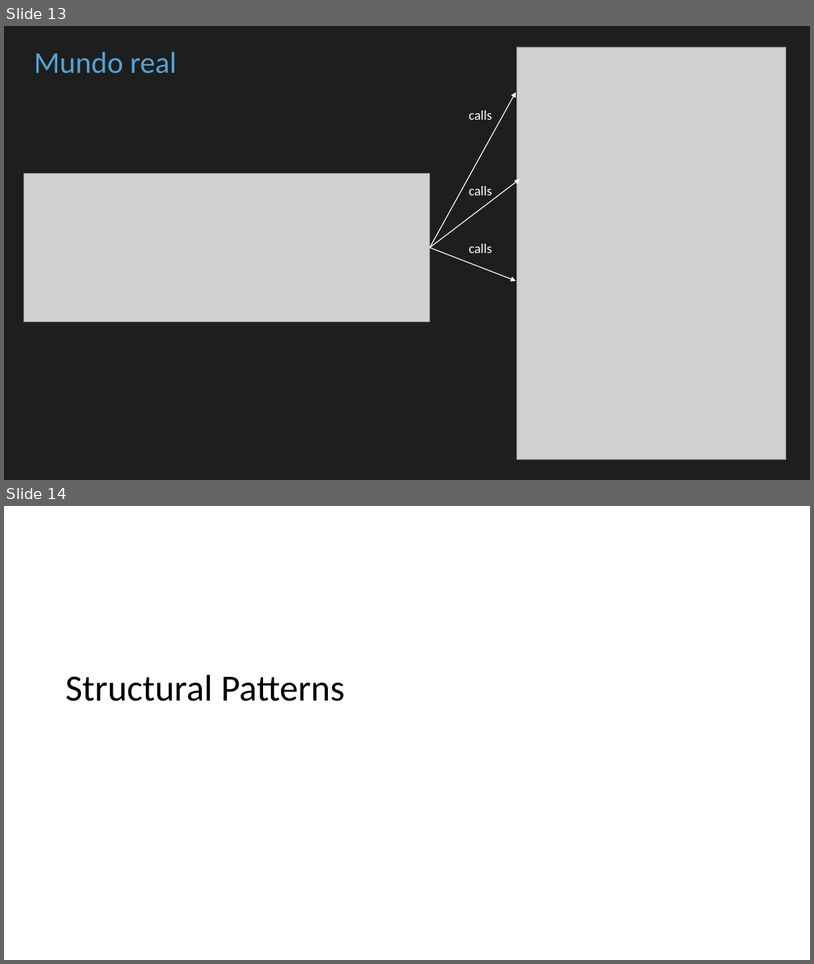
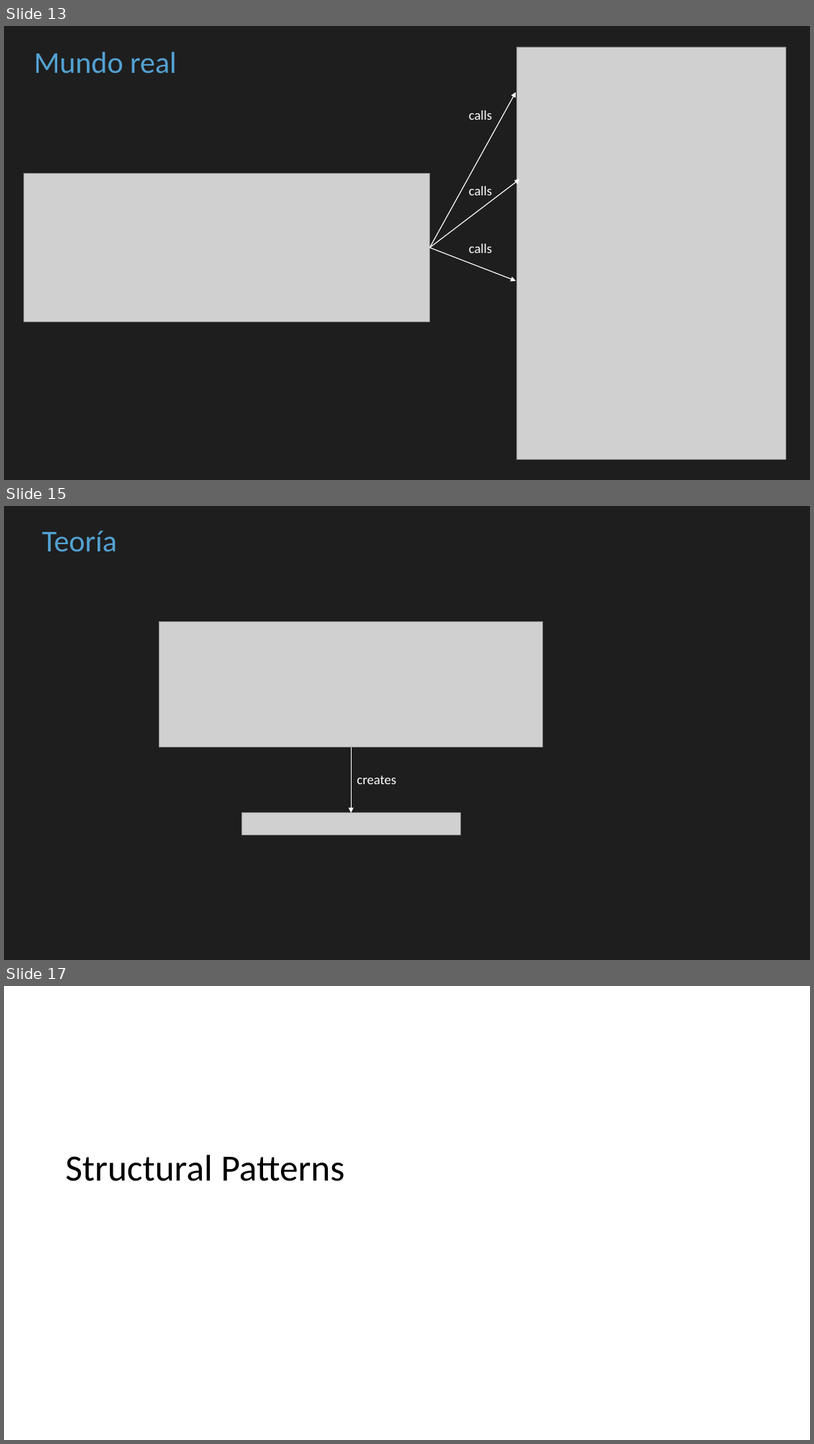
Before and after one commit to cbastos/jsdaycan2019-typescript-patterns, a slide deck: slides/Patrones de diseño con Typescript en el mundo real.pptx. Shown one above the other, each under a label of ours: slides 13 and 14 before the commit, slides 13, 15 and 17 after it; the slides between them are not shown. The pictures are 814x964 and 814x1444 pixels, drawn with LibreOffice and Linux fonts; fonts in the diff are those of the drawing; grey boxes stand for pictures. Boxes give left, top, right and bottom in pixels: in the first picture for what was removed or moved away, otherwise in the second. Text is boxed around its words. In the diff, an @@ line names an element or a change of style, - is before the commit and + after.

```diff
--- a/slides/Patrones de diseño con Typescript en el mundo real.pptx
+++ b/slides/Patrones de diseño con Typescript en el mundo real.pptx
@@ slide 15 added at <box>4,506,810,960</box>, background #1E1E1E @@
@@ text added at <box>42,530,117,552</box>, 36 pt, text #53A2D3 @@
+Teoría
@@ picture added at <box>160,621,543,746</box> @@
@@ arrow added from (351, 746) to (351, 813), #FFFFFF 1 pt @@
@@ text added at <box>357,775,396,784</box>, 16 pt, text #FFFFFF @@
+creates
@@ picture added at <box>242,813,460,834</box> @@
@@ what was slide 14 is now slide 17 @@
```
Also in this commit, not shown: 2 other slides added, 3 other files.
